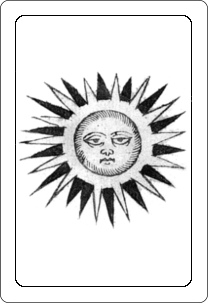
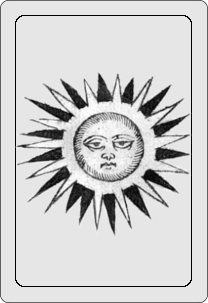
Layer changes from the first (208, 303) image to the second:
painted on "Pasted Layer" over [13, 70, 193, 238]
painted on "01_of_clubs_A.png" over [1, 1, 207, 302]
